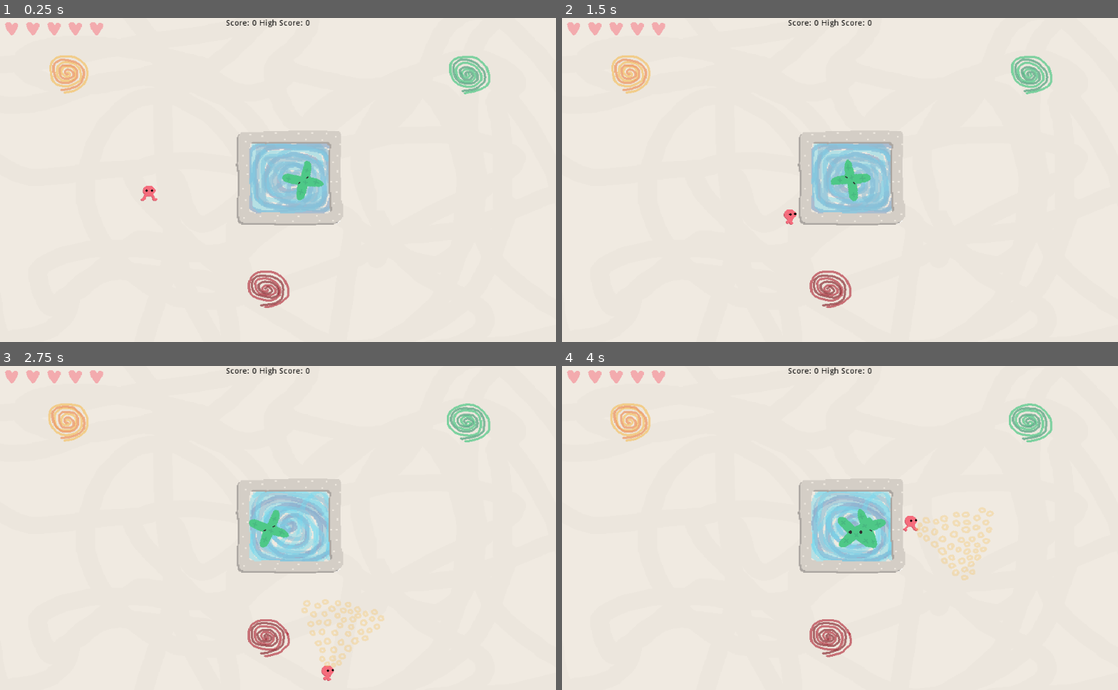
Above: before the commit, frames 1-4 (two rows, left to right).
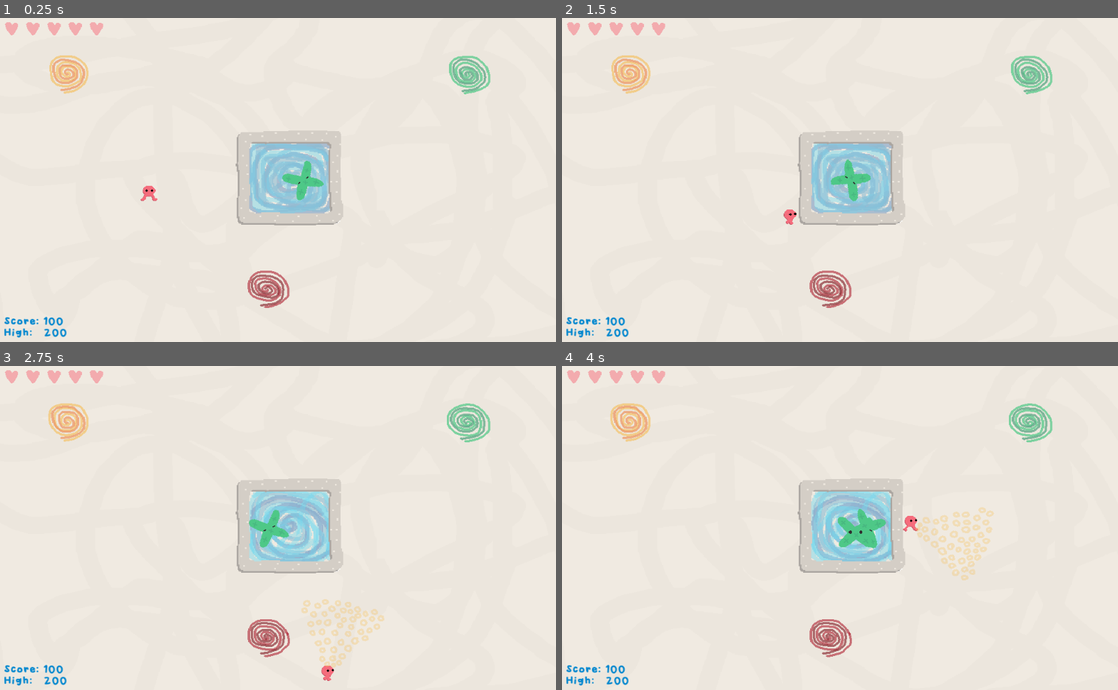
Above: after the commit, the same moments.

Repository: colinkarpfinger/HalfLife3
Game: Godot game, scene res://Scenes/Main.tscn
Two runs of this game, one before a commit and one after it. Both use one fixed random seed, a clock stepped at 60 frames per second and the inputs below. Sound files missing from this copy of the repository are replaced by a short silence.
Inputs (mouse positions are in pixels of both pictures, inside the frame that each line leads up to):
- Up to frame 1 (0.25 s): no input
- Up to frame 2 (1.5 s): move the mouse to (845, 27) at 0.52 s; press the mouse at (845, 27) at 0.53 s; hold D (move_right) 0.53-1.28 s; move the mouse to (728, 196) at 1.27 s; release the mouse at (728, 196) at 1.28 s; hold S (move_down) from 1.28 s (still down); click (728, 196) at 1.35 s
- Up to frame 3 (2.75 s): move the mouse to (333, 456) at 2.02 s; release S (move_down) at 2.03 s; press the mouse at (333, 456) at 2.03 s; hold D (move_right) from 2.03 s (still down)
- Up to frame 4 (4 s): move the mouse to (812, 592) at 2.77 s; release D (move_right) at 2.78 s; release the mouse at (812, 592) at 2.78 s; hold W (move_up) 2.78-3.53 s; click (812, 592) at 2.85 s; move the mouse to (1006, 576) at 3.52 s; press the mouse at (1006, 576) at 3.53 s; hold A (move_left) from 3.53 s (still down)

The runs differ from the first frame. In frame 1, 0.4% of the frame differs, in the area x 0-56%, y 0-99%; in frame 2, 0.4%; in frame 3, 0.4%; in frame 4, 0.4%.

Commit message:
score visuals

Diff:
--- /dev/null
+++ b/ParticleTesting/Fonts/Montreal.tres
@@ -0,0 +1,10 @@
+[gd_resource type="DynamicFont" load_steps=2 format=2]
+
+[sub_resource type="DynamicFontData" id=1]
+font_path = "res://Fonts/Winkle-Regular.ttf"
+
+[resource]
+size = 25
+use_mipmaps = true
+use_filter = true
+font_data = SubResource( 1 )
--- a/ParticleTesting/Scenes/Main.tscn
+++ b/ParticleTesting/Scenes/Main.tscn
@@ -130,10 +130,14 @@
 text = ""
 
 [node name="ScoreCounter" parent="." instance=ExtResource( 11 )]
-margin_left = 373.028
-margin_top = 3.2152
-margin_right = 570.028
-margin_bottom = 29.2152
+modulate = Color( 0.0164, 0.65928, 0.82, 1 )
+margin_left = 5.65233
+margin_top = 551.083
+margin_right = 246.652
+margin_bottom = 596.083
+custom_colors/selection_color = Color( 0, 0, 0, 1 )
+text = "Score: 100
+High:   200"
 
 [connection signal="player_died" from="Player" to="Button" method="_on_Player_player_died"]
 [connection signal="player_hit" from="Player" to="Hearts" method="_on_Player_player_hit"]
--- a/ParticleTesting/Scripts/ScoreCounter.gd
+++ b/ParticleTesting/Scripts/ScoreCounter.gd
@@ -33,7 +33,7 @@
 	updateText()
 
 func updateText():
-	text = "Score :" + str(score) + " High Score: " + str(highScore)
+	text = "Score: " + str(score) + "\nHigh:  " + str(highScore)
 
 # Called every frame. 'delta' is the elapsed time since the previous frame.
 #func _process(delta):
--- a/ParticleTesting/Subscenes/ScoreCounter.tscn
+++ b/ParticleTesting/Subscenes/ScoreCounter.tscn
@@ -1,12 +1,16 @@
-[gd_scene load_steps=2 format=2]
+[gd_scene load_steps=3 format=2]
 
 [ext_resource path="res://Scripts/ScoreCounter.gd" type="Script" id=1]
+[ext_resource path="res://Fonts/Montreal.tres" type="DynamicFont" id=2]
 
 [node name="Score Counter" type="RichTextLabel"]
-margin_right = 197.0
-margin_bottom = 26.0
-custom_colors/default_color = Color( 0, 0, 0, 1 )
-text = "Score: 0 High Score: 0"
+margin_right = 216.0
+margin_bottom = 54.0
+custom_fonts/normal_font = ExtResource( 2 )
+custom_colors/default_color = Color( 0.0196078, 0.796078, 0.988235, 1 )
+custom_colors/font_color_selected = Color( 0.0196078, 0.796078, 0.988235, 1 )
+text = "Score: 0
+High Score: 0"
 script = ExtResource( 1 )
 __meta__ = {
 "_edit_use_anchors_": false
Binary file added: ParticleTesting/Fonts/Montreal-Bold.ttf
Binary file added: ParticleTesting/Fonts/Montreal-Regular.ttf
Not shown, added: ParticleTesting/Fonts/OFL.txt
Binary file added: ParticleTesting/Fonts/Winkle-Regular.otf
Binary file added: ParticleTesting/Fonts/Winkle-Regular.ttf
Not shown, added: ParticleTesting/Fonts/Montreal-Bold.sfd
Not shown, added: ParticleTesting/Fonts/Montreal-Regular.sfd
